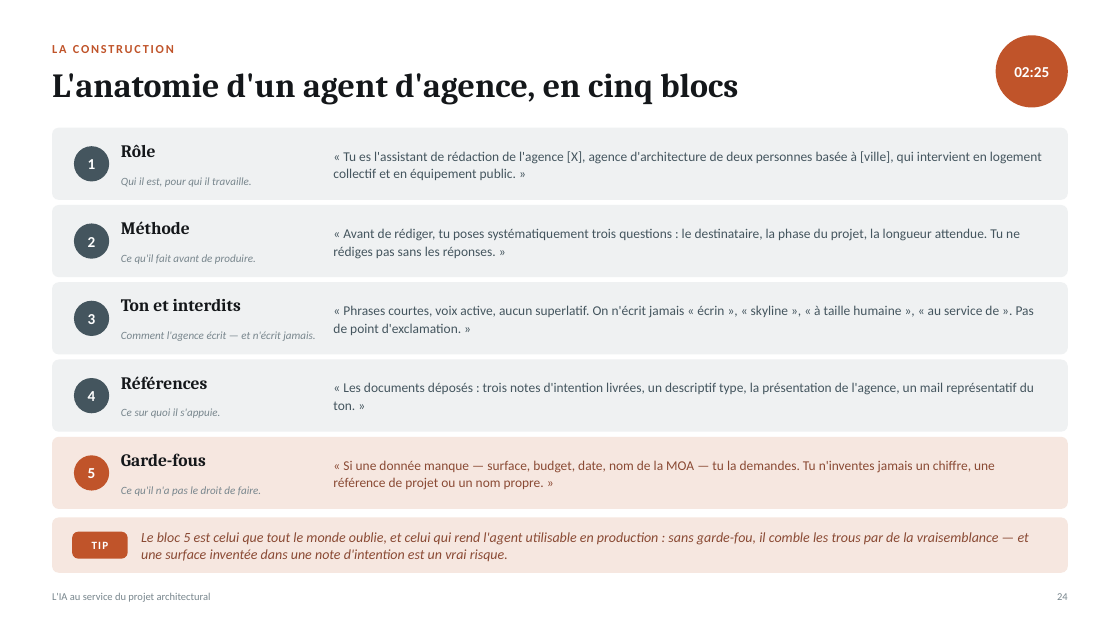
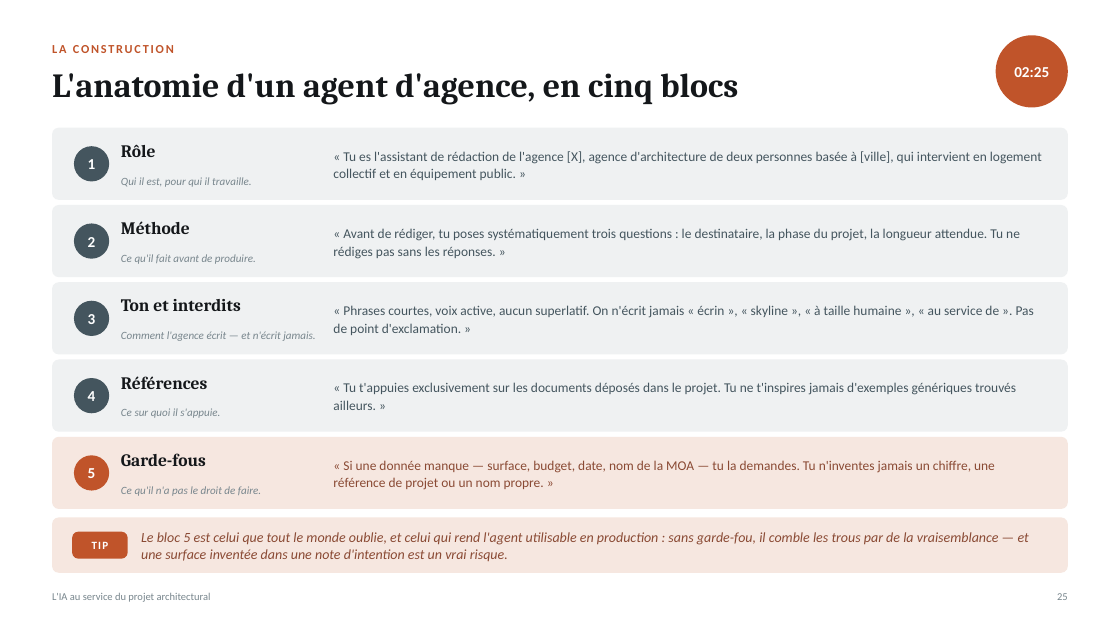
Before and after one commit to ancaagency/page-de-vente-Alba, a slide deck: slide 25 of formation-ia-architectes/formation-ia-architectes.pptx (slide 24 before the commit). Drawn at 1120x630 pixels with LibreOffice and Linux fonts; fonts in the diff are those of the drawing. Boxes give left, top, right and bottom in pixels: in the first picture for what was removed or moved away, otherwise in the second. Text is boxed around its words. In the diff, an @@ line names an element or a change of style, - is before the commit and + after.

```diff
--- a/formation-ia-architectes/formation-ia-architectes.pptx
+++ b/formation-ia-architectes/formation-ia-architectes.pptx
@@ text at (333, 382, 1016, 410): text changed @@
-« Les documents déposés : trois notes d'intention livrées, un descriptif type, la présentation de l'agence, un mail représentatif du ton. »
+« Tu t'appuies exclusivement sur les documents déposés dans le projet. Tu ne t'inspires jamais d'exemples génériques trouvés ailleurs. »
@@ text at (1057, 593, 1068, 600): text changed @@
-24
+25
```
Also in this commit, not shown: 25 other slides changed, 1 slide added, 3 other files.
